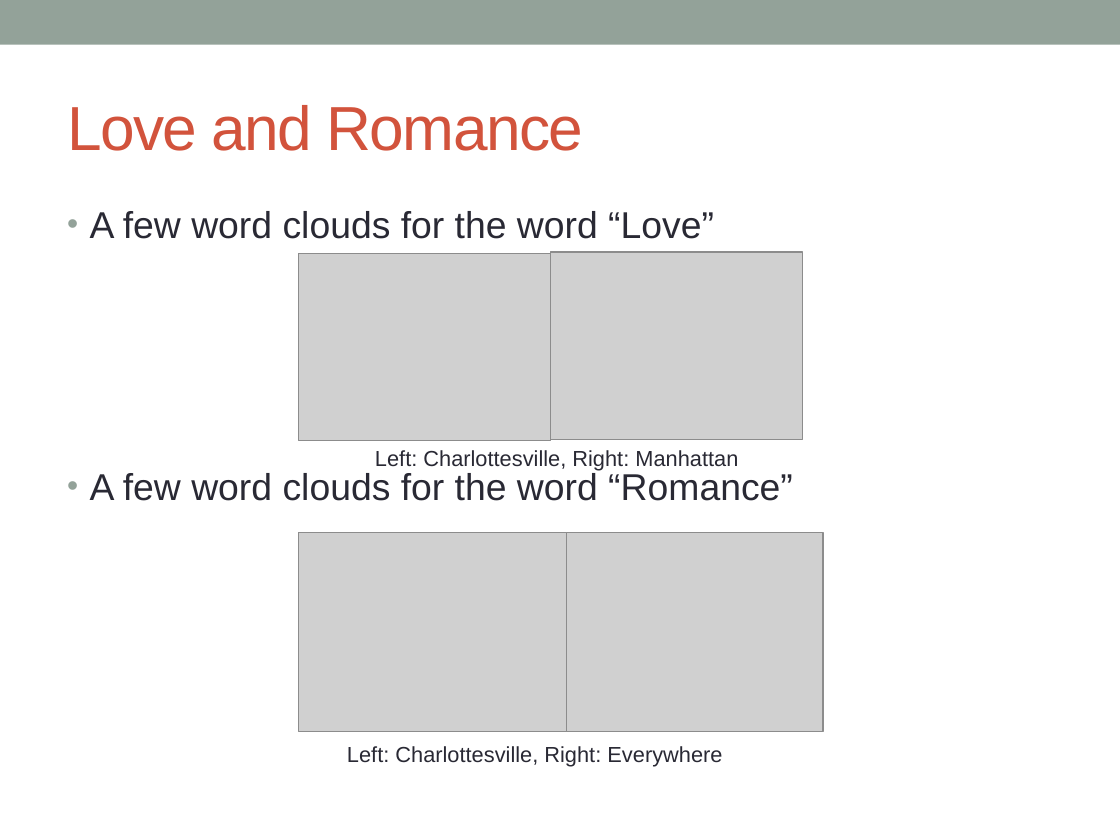
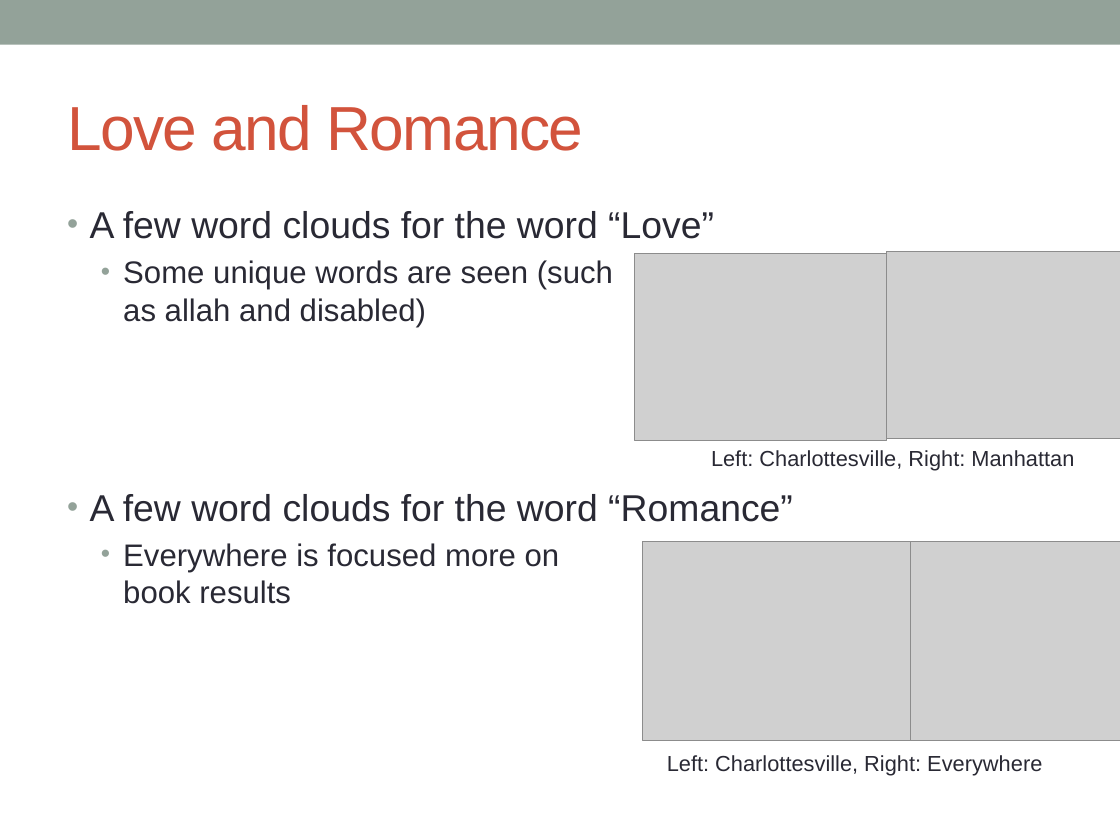
Before and after one commit to jonathanbae/4559Project1, a slide deck: slide 8 of baej.lih.project-1.pptx. Drawn at 1120x840 pixels with LibreOffice and Linux fonts; fonts in the diff are those of the drawing; grey boxes stand for pictures. Boxes give left, top, right and bottom in pixels: in the first picture for what was removed or moved away, otherwise in the second. Text is boxed around its words. In the diff, an @@ line names an element or a change of style, - is before the commit and + after.

```diff
--- a/baej.lih.project-1.pptx
+++ b/baej.lih.project-1.pptx
@@ text at bbox=[123, 260, 613, 327]: paragraph added @@
+  • Some unique words are seen (such
+    as allah and disabled)
@@ picture: place and size @@
-picture at bbox=[299, 253, 551, 440]
+picture at bbox=[635, 253, 887, 440]
@@ picture: place and size @@
-picture at bbox=[551, 252, 803, 439]
+picture at bbox=[887, 252, 1120, 439]
@@ text "Left: Charlottesville, Right: Manhattan": place and size @@
-text "Left: Charlottesville, Right: Manhattan" at bbox=[375, 450, 738, 471]
+text "Left: Charlottesville, Right: Manhattan" at bbox=[711, 450, 1074, 471]
@@ text at bbox=[123, 543, 560, 604]: paragraph added @@
+  • Everywhere is focused more on
+    book results
@@ picture: place and size @@
-picture at bbox=[299, 532, 567, 731]
+picture at bbox=[643, 541, 911, 740]
@@ picture: place and size @@
-picture at bbox=[554, 532, 822, 731]
+picture at bbox=[875, 541, 1120, 740]
@@ text "Left: Charlottesville, Right: Everywhere": place and size @@
-text "Left: Charlottesville, Right: Everywhere" at bbox=[347, 746, 722, 766]
+text "Left: Charlottesville, Right: Everywhere" at bbox=[667, 755, 1042, 775]
```
Also in this commit, not shown: 1 other slide changed, 3 slides added, 2 slides removed, 1 other file.
